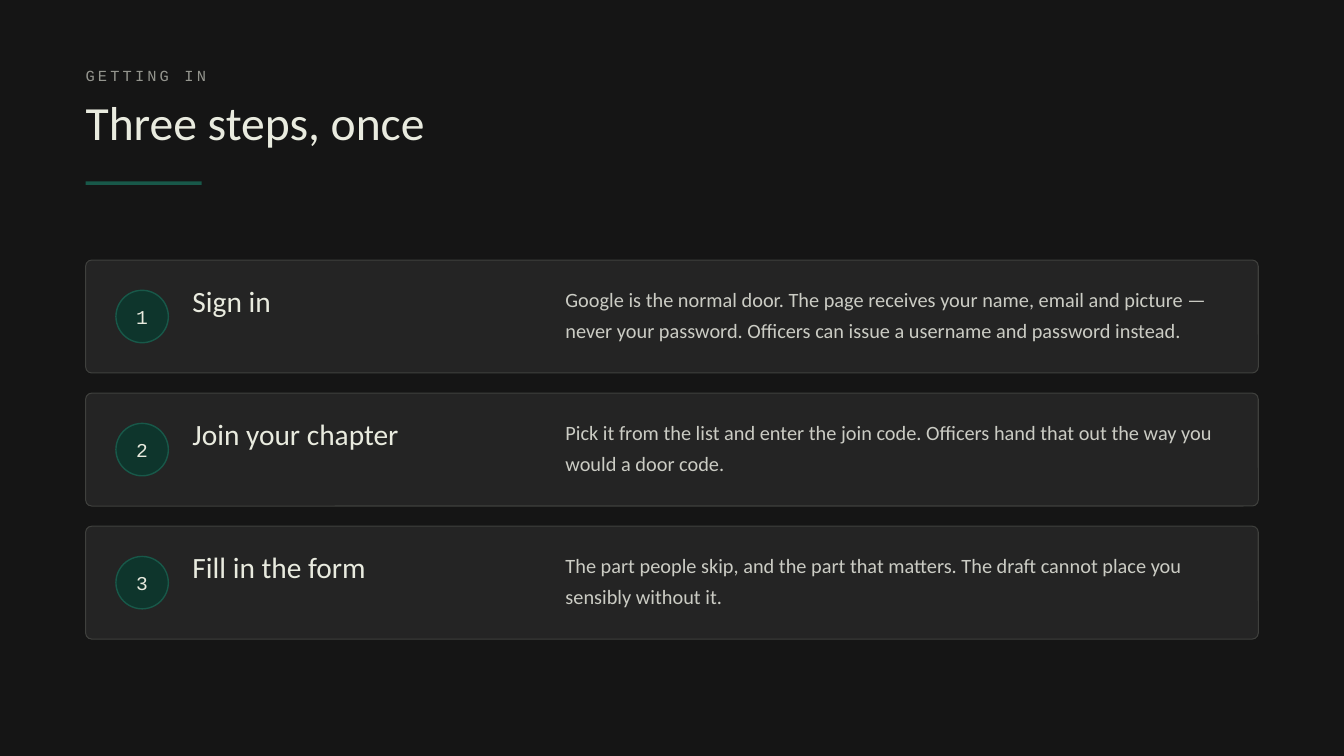
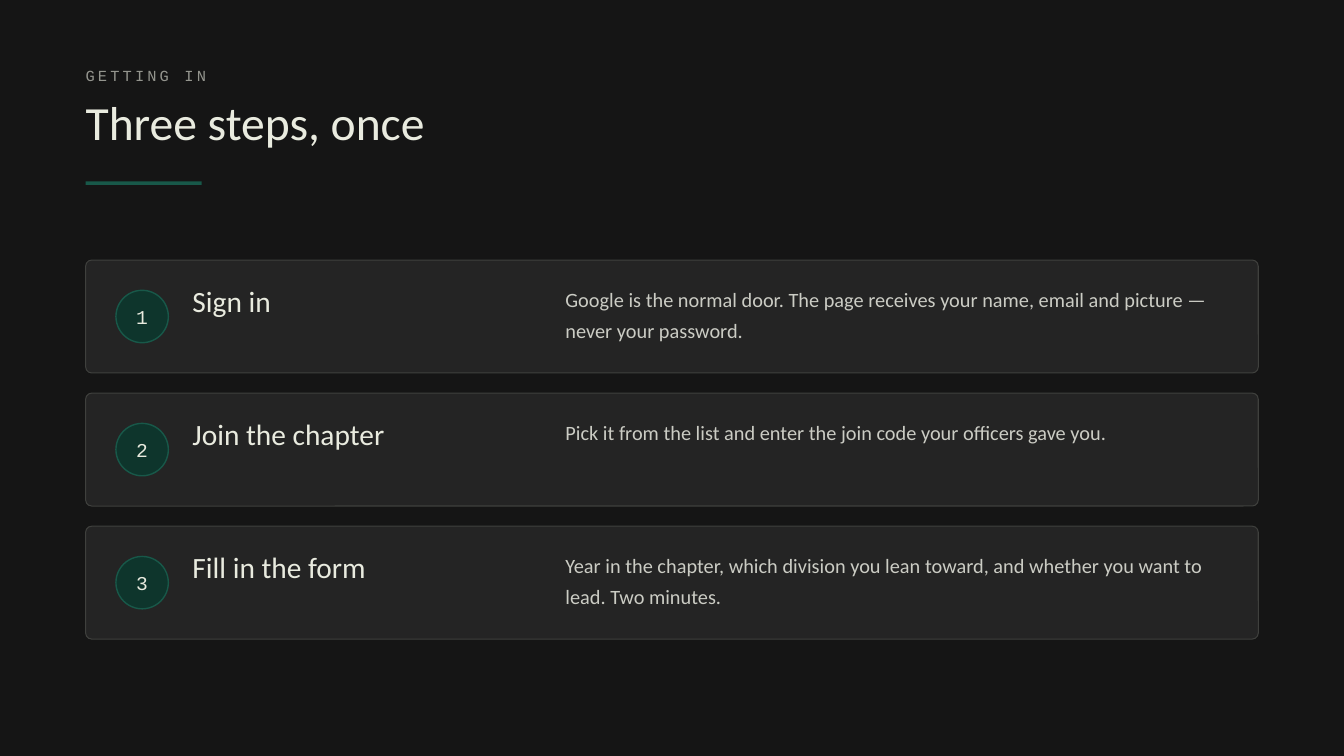
Before and after one commit to Slifronic/org-draft, a slide deck: slide 5 of slides/PBL-orientation.pptx (slide 4 before the commit). Drawn at 1344x756 pixels with LibreOffice and Linux fonts; fonts in the diff are those of the drawing. Boxes give left, top, right and bottom in pixels: in the first picture for what was removed or moved away, otherwise in the second. Text is boxed around its words. In the diff, an @@ line names an element or a change of style, - is before the commit and + after.

```diff
--- a/slides/PBL-orientation.pptx
+++ b/slides/PBL-orientation.pptx
@@ text at (565, 293, 1182, 342): text changed @@
-Google is the normal door. The page receives your name, email and picture — never your password. Officers can issue a username and password instead.
+Google is the normal door. The page receives your name, email and picture — never your password.
@@ text at (192, 424, 385, 450): text changed @@
-Join your chapter
+Join the chapter
@@ text at (565, 426, 1105, 444): text changed @@
-Pick it from the list and enter the join code. Officers hand that out the way you would a door code.
+Pick it from the list and enter the join code your officers gave you.
@@ text at (565, 559, 1201, 604): text changed @@
-The part people skip, and the part that matters. The draft cannot place you sensibly without it.
+Year in the chapter, which division you lean toward, and whether you want to lead. Two minutes.
```
Also in this commit, not shown: 7 other slides changed, 8 slides added, 8 slides removed, 4 other files.
